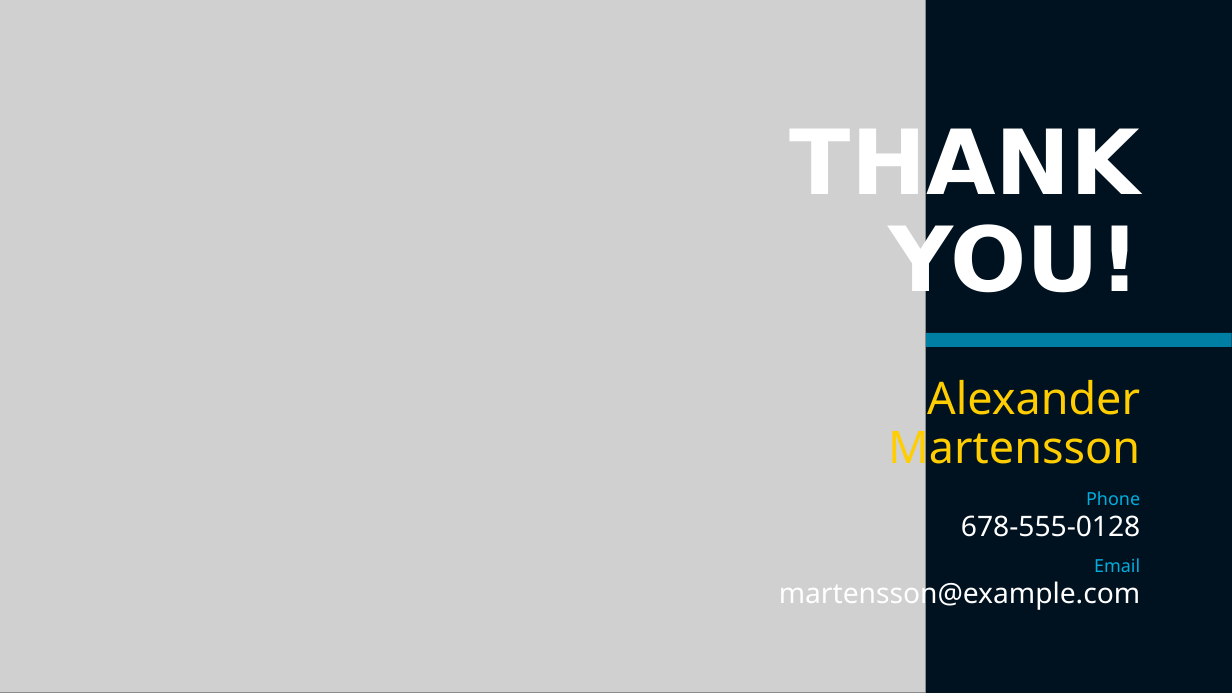
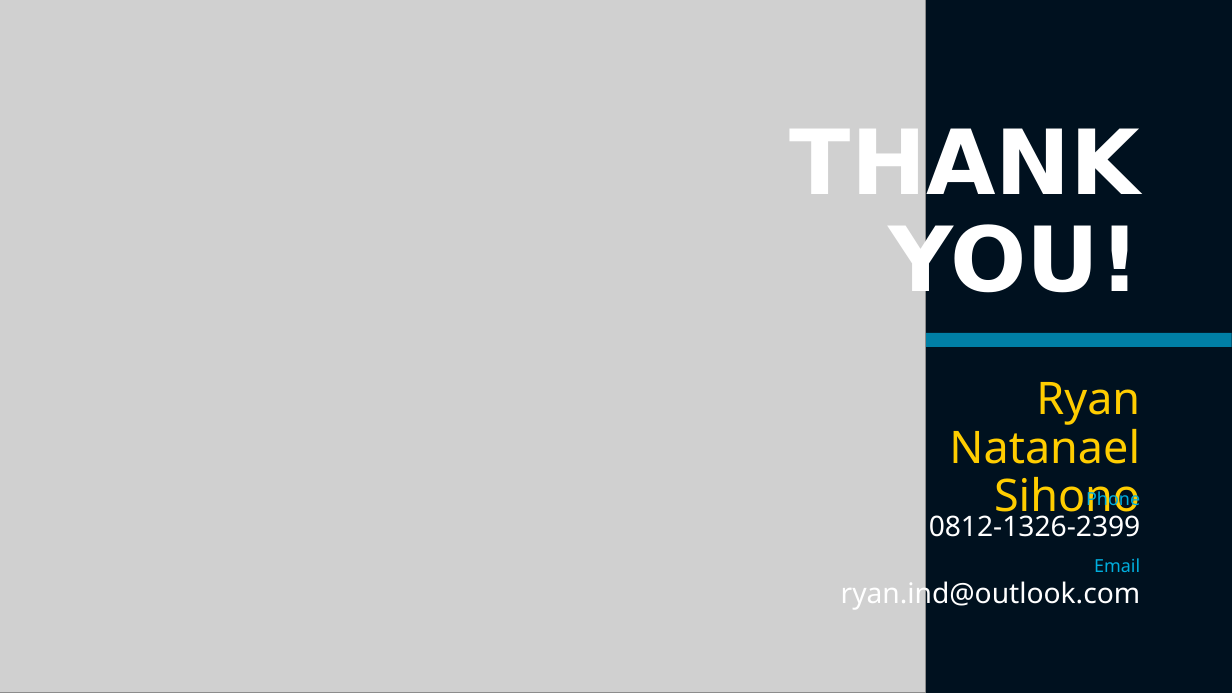
Before and after one commit to x-conx/Purwadhika_Projct_Finale, a slide deck: slide 17 of Credit Card Opening Prediction.pptx (slide 10 before the commit). Drawn at 1232x693 pixels with LibreOffice and Linux fonts; fonts in the diff are those of the drawing; grey boxes stand for pictures. Boxes give left, top, right and bottom in pixels: in the first picture for what was removed or moved away, otherwise in the second. Text is boxed around its words. In the diff, an @@ line names an element or a change of style, - is before the commit and + after.

```diff
--- a/Credit Card Opening Prediction.pptx
+++ b/Credit Card Opening Prediction.pptx
@@ text at bbox=[949, 382, 1140, 523]: text changed @@
-Alexander
-Martensson
+Ryan Natanael
+Sihono
@@ text at bbox=[929, 509, 1141, 537]: text changed @@
-678-555-0128
+0812-1326-2399
@@ text at bbox=[841, 576, 1141, 610]: text changed @@
-martensson@example.com
+ryan.ind@outlook.com
```
Also in this commit, not shown: 3 other slides changed, 7 slides added, 1 slide removed.
